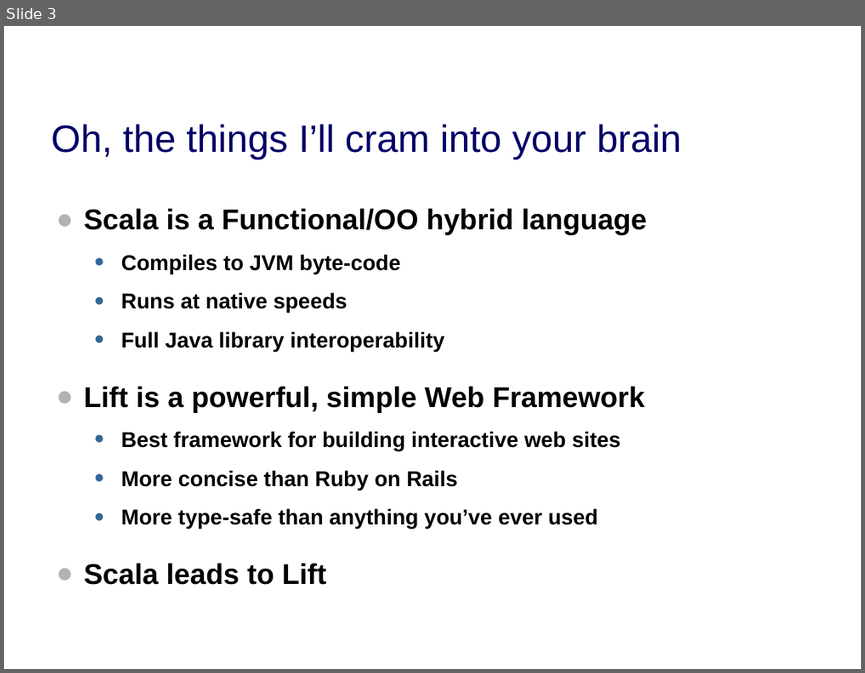
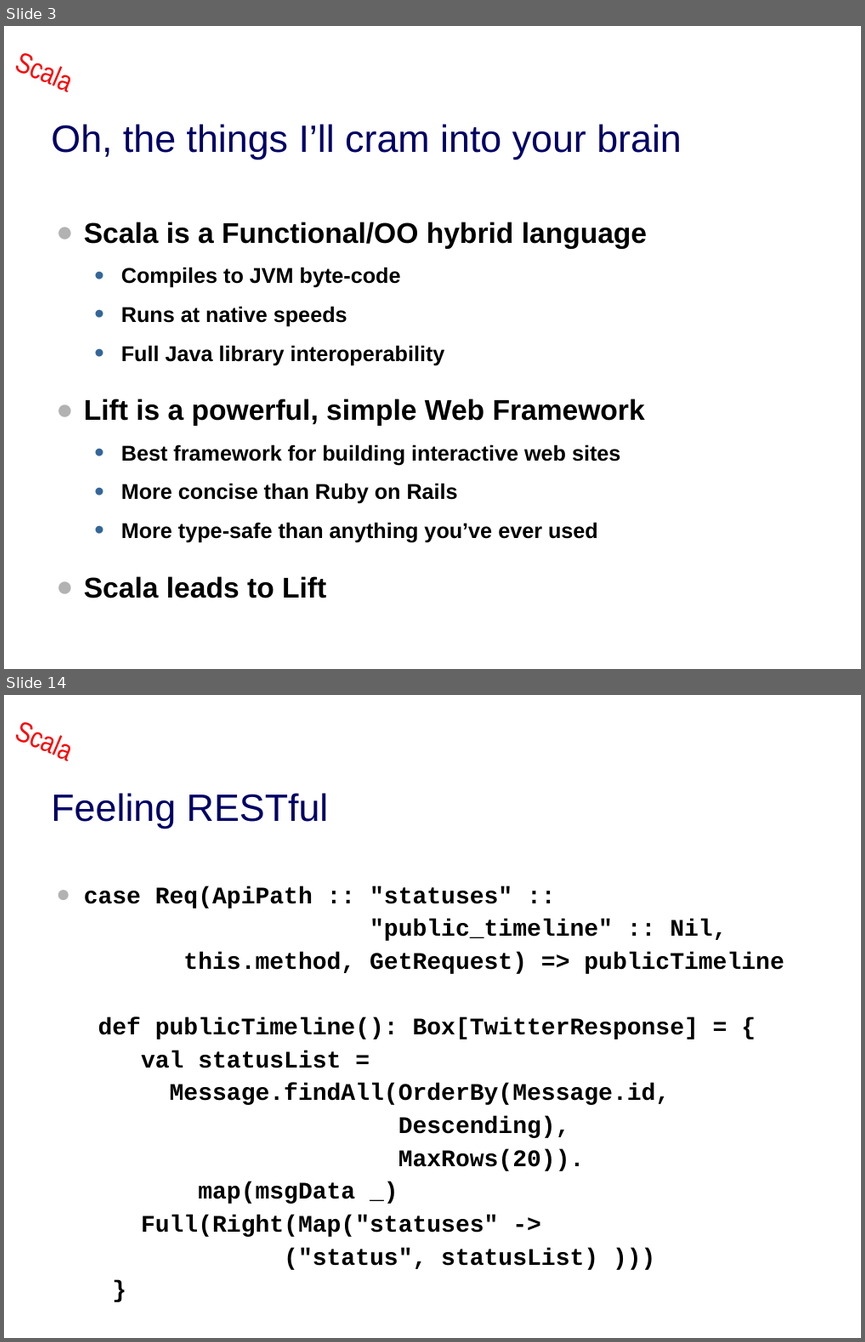
Before and after one commit to dpp/lift-samples, a slide deck: presentations/2009_dpp_qcon_tss/dpp_tss.ppt. Shown one above the other, each under a label of ours: slide 3 before the commit, slides 3 and 14 after it; the slides between them are not shown. The pictures are 865x673 and 865x1342 pixels, drawn with LibreOffice and Linux fonts; fonts in the diff are those of the drawing; background and template pictures are left out. Boxes give left, top, right and bottom in pixels: in the first picture for what was removed or moved away, otherwise in the second. Text is boxed around its words. In the diff, an @@ line names an element or a change of style, - is before the commit and + after.

```diff
--- a/presentations/2009_dpp_qcon_tss/dpp_tss.ppt
+++ b/presentations/2009_dpp_qcon_tss/dpp_tss.ppt
@@ slide 14 added at (x1=4, y1=695, x2=861, y2=1338), background picture (left out); not listed: 1 template element that a slide beside it also shows @@
@@ title added at (x1=51, y1=793, x2=329, y2=828), 32 pt, text #000066 @@
+Feeling RESTful
@@ text added at (x1=84, y1=886, x2=783, y2=1270), 20 pt, text #000000, bold @@
+● case Req(ApiPath :: "statuses" ::
+  "public_timeline" :: Nil,
+  this.method, GetRequest) => publicTimeline
+  def publicTimeline(): Box[TwitterResponse] = {
+  val statusList =
+  Message.findAll(OrderBy(Message.id,
+  Descending),
+  MaxRows(20)).
+  map(msgData _)
+  Full(Right(Map("statuses" ->
+  ("status", statusList) )))
+  }
@@ slide 3 changed as well @@
@@ text added at (x1=6, y1=26, x2=93, y2=103), 24 pt, text #FF0000 @@
+Scala
@@ text "Scala is a Functional/OO hybrid ..." moved from (x1=84, y1=208, x2=647, y2=584) to (x1=84, y1=222, x2=647, y2=598) @@
```
Also in this commit, not shown: 3 other slides changed, 11 other slides added, 2 slides removed.
